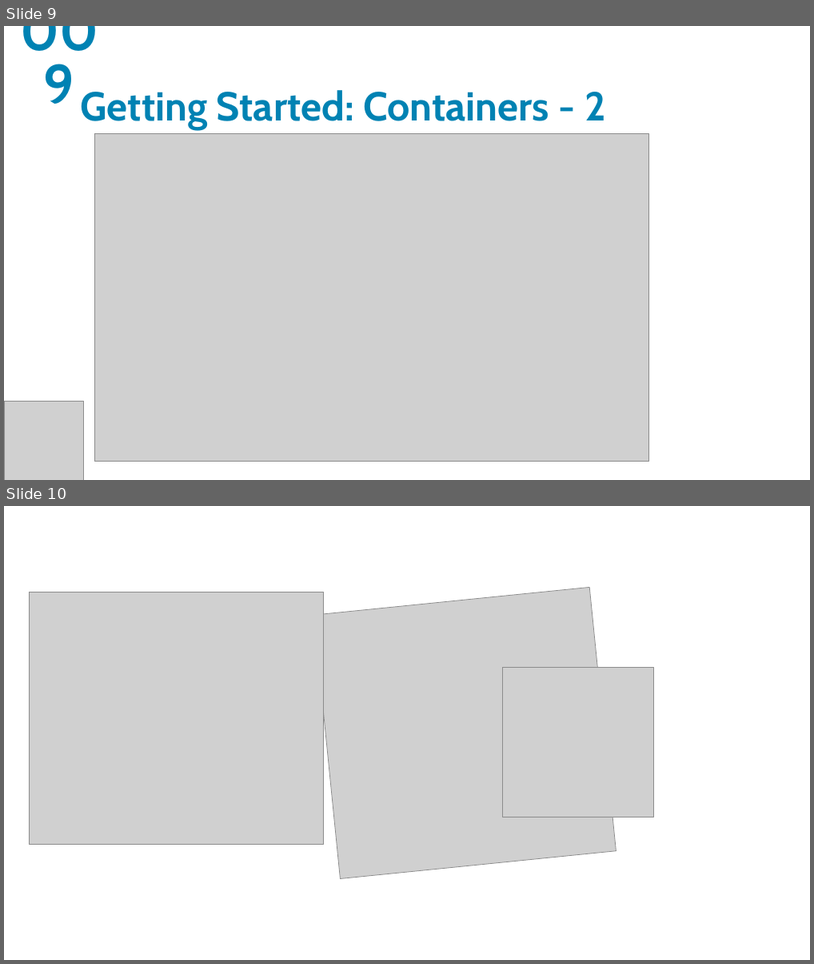
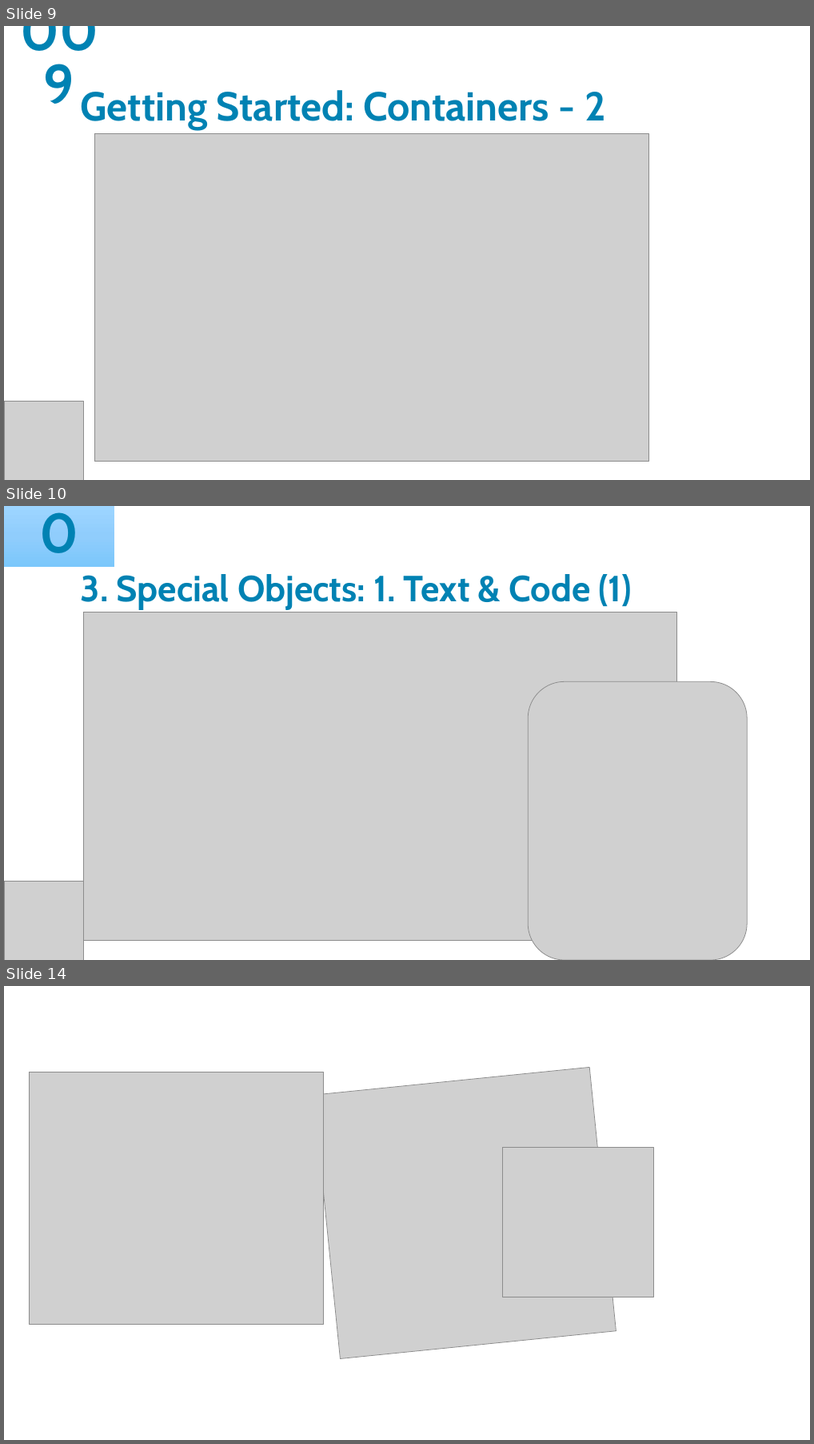
Before and after one commit to yasenstar/learn_d2, a slide deck: d2_tutorial.pptx. Shown one above the other, each under a label of ours: slides 9 and 10 before the commit, slides 9, 10 and 14 after it; the slides between them are not shown. The pictures are 814x964 and 814x1444 pixels, drawn with LibreOffice and Linux fonts; fonts in the diff are those of the drawing; grey boxes stand for pictures; background and template pictures are left out. Boxes give left, top, right and bottom in pixels: in the first picture for what was removed or moved away, otherwise in the second. Text is boxed around its words. In the diff, an @@ line names an element or a change of style, - is before the commit and + after.

Commit message:
add 010 Text

```diff
--- a/d2_tutorial.pptx
+++ b/d2_tutorial.pptx
@@ slide 10 added at (4,506,810,960), background picture (left out) @@
@@ rectangle added at (4,506,114,567), fill gradient #9ED5FF to #90CEFC to #7CC7FC, 66 pt, text #0083B3, bold @@
+010
@@ title added at (81,574,632,610), 43.2 pt, text #0083B3, bold @@
+3. Special Objects: 1. Text & Code (1)
@@ picture added at (84,612,678,940) @@
@@ picture added at (528,681,747,960) @@
@@ picture added at (4,881,84,960) @@
@@ what was slide 10 is now slide 14 @@
```
Also in this commit, not shown: 3 other slides added, 3 other files.
